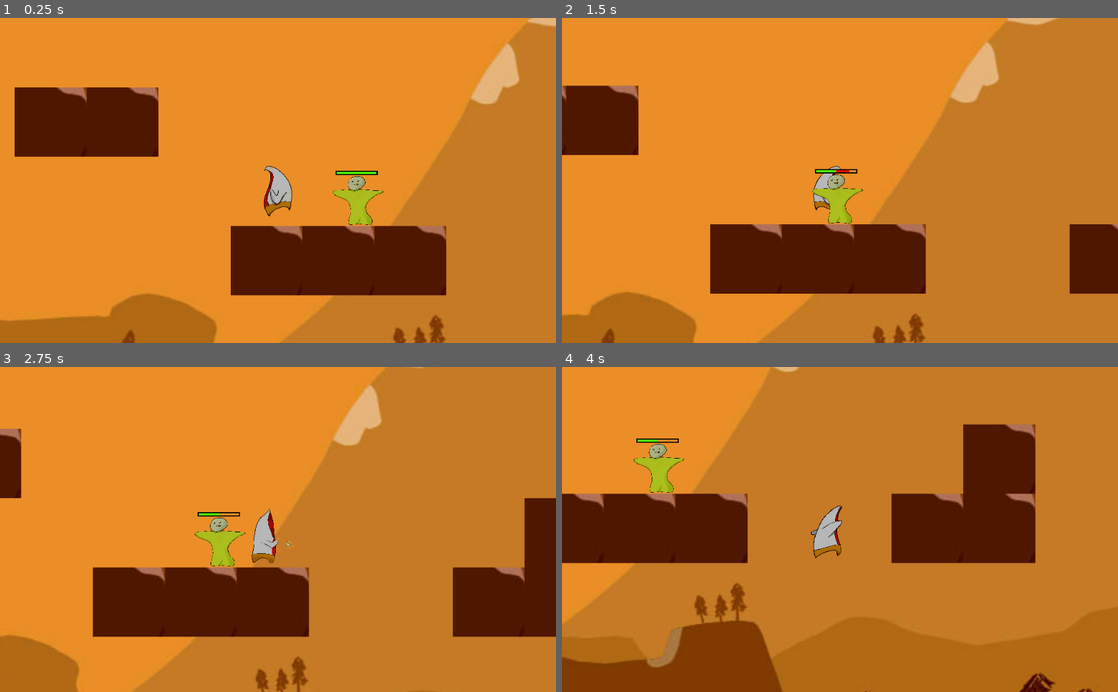
Above: before the commit, frames 1-4 (two rows, left to right).
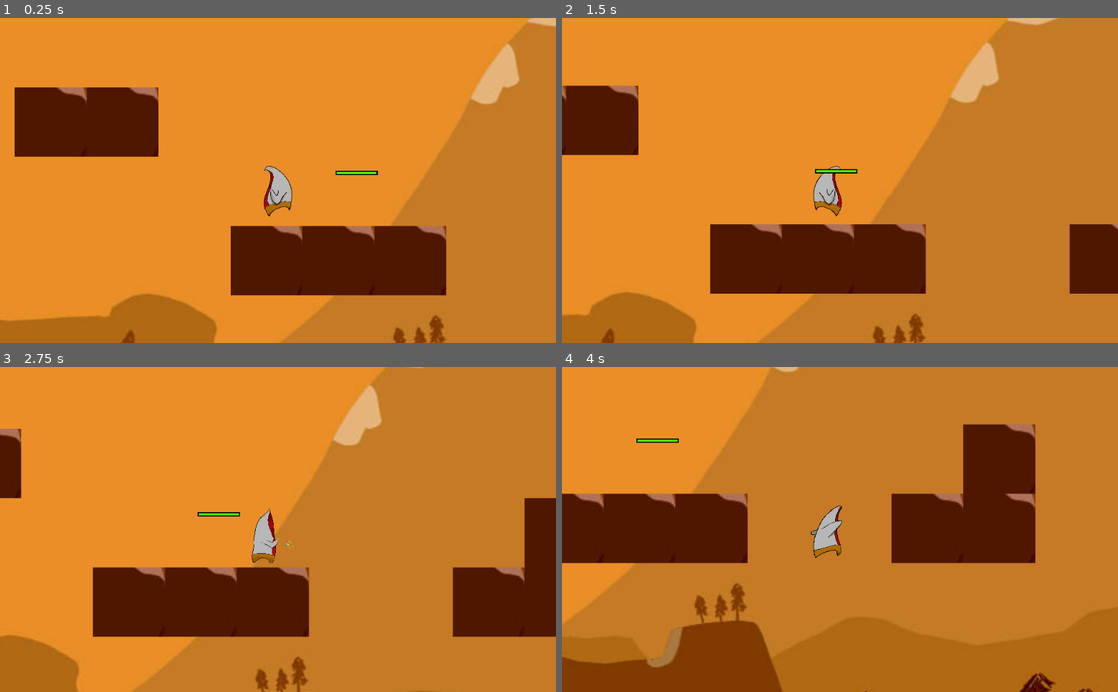
Above: after the commit, the same moments.

Repository: TommeyFaherty/NotGalway
Game: Godot game, scene res://scenes/Root.tscn
Same seed, same stepped clock (60 frames per second), same inputs: the game is played once before the commit and once after it. The engine's default icon, where the game draws it, is replaced by a stand-in: a white triangle on a blue panel in a dark square.
Inputs:
- Up to frame 1 (0.25 s): no input
- Up to frame 2 (1.5 s): hold E (E_key) 0.53-1.28 s; hold Right (ui_right) from 0.53 s (still down); tap Space (space) at 1.35 s
- Up to frame 3 (2.75 s): release Right (ui_right) at 2.03 s; hold Shift (left_shift) from 2.03 s (still down); hold E (E_key) from 2.03 s (still down)
- Up to frame 4 (4 s): release Shift (left_shift) at 2.78 s; release E (E_key) at 2.78 s; hold Right (ui_right) from 2.78 s (still down); tap Space (space) at 2.85 s; hold E (E_key) from 3.53 s (still down)

The runs differ from the first frame. In frame 1, 0.6% of the frame differs, in the area x 59-69%, y 48-64%; in frame 2, 0.6%; in frame 3, 0.6%; in frame 4, 0.6%, in the area x 12-22%, y 22-39%.

Commit message:
Killed the nodes
Replaced queue free with making the node disappear and removing collision boxes

Diff:
--- a/scenes/Coin.tscn
+++ b/scenes/Coin.tscn
@@ -55,7 +55,7 @@
 
 [node name="Sprite" type="Sprite" parent="."]
 modulate = Color( 1, 0.960784, 0, 1 )
-scale = Vector2( 0.234268, 0.25 )
+scale = Vector2( 0.109513, 0.25 )
 texture = ExtResource( 2 )
 
 [node name="CollisionShape2D" type="CollisionShape2D" parent="."]
--- a/scenes/dummy.tscn
+++ b/scenes/dummy.tscn
@@ -99,10 +99,12 @@
 
 [node name="dummy" type="KinematicBody2D"]
 position = Vector2( 626.222, 415.943 )
-collision_layer = 4
+collision_layer = 0
 script = ExtResource( 1 )
 
 [node name="Sprite" type="Sprite" parent="."]
+visible = false
+modulate = Color( 1, 0, 0, 1 )
 scale = Vector2( 0.02, 0.02 )
 texture = ExtResource( 2 )
 
--- a/scripts/Coin.gd
+++ b/scripts/Coin.gd
@@ -27,3 +27,5 @@
 		body.get_node("Inventory").GoldUpdate(coin_value)
 		#EXIT GAME
 		self.visible = false
+		$CollisionShape2D.disabled = true
+		$Area2D/CollisionShape2D.disabled = true
--- a/scripts/Item.gd
+++ b/scripts/Item.gd
@@ -8,12 +8,10 @@
 
 func _on_Area2D_body_entered(body):
 
-	#Check to see if detecting collisions corecctly - WORKING
-	"""if body.collision_layer == 2:
-		print("yes")
-	else:
-		print("no")"""
 	#Check to see if body detected is player
 	if body.collision_layer ==  2:
 		body.get_node("Inventory").add_item(item_name,item_ammount)
+		#KILLING the node
 		self.visible = false
+		$CollisionShape2D.disabled = true
+		$Area2D/CollisionShape2D.disabled = true
